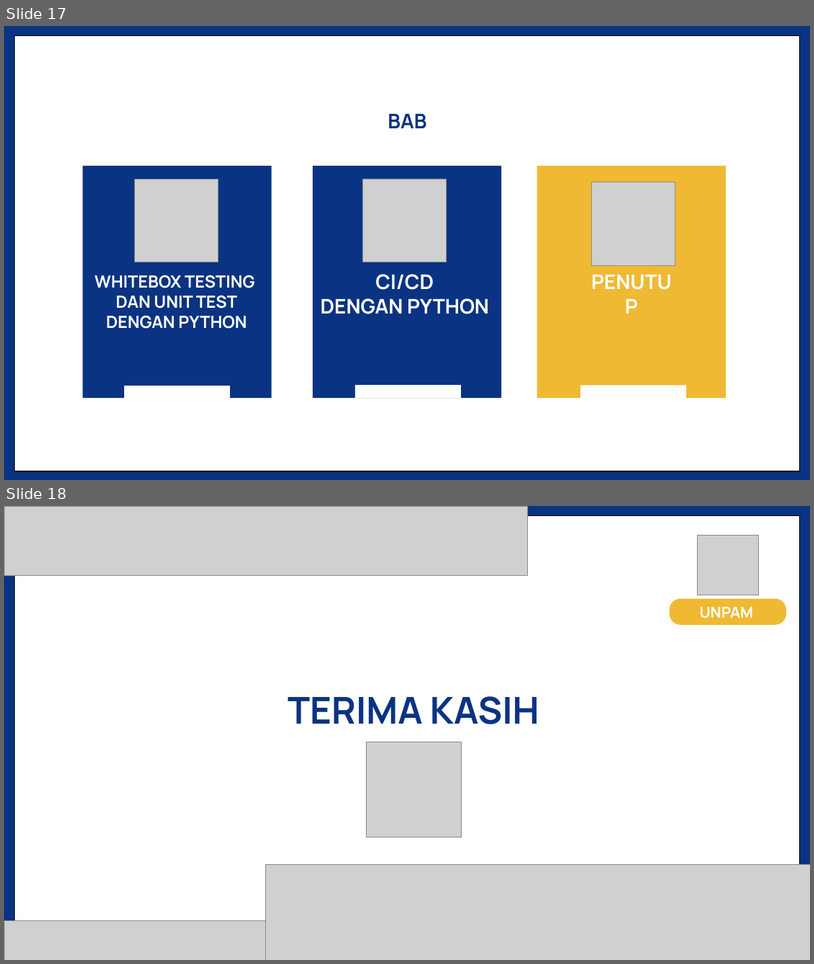
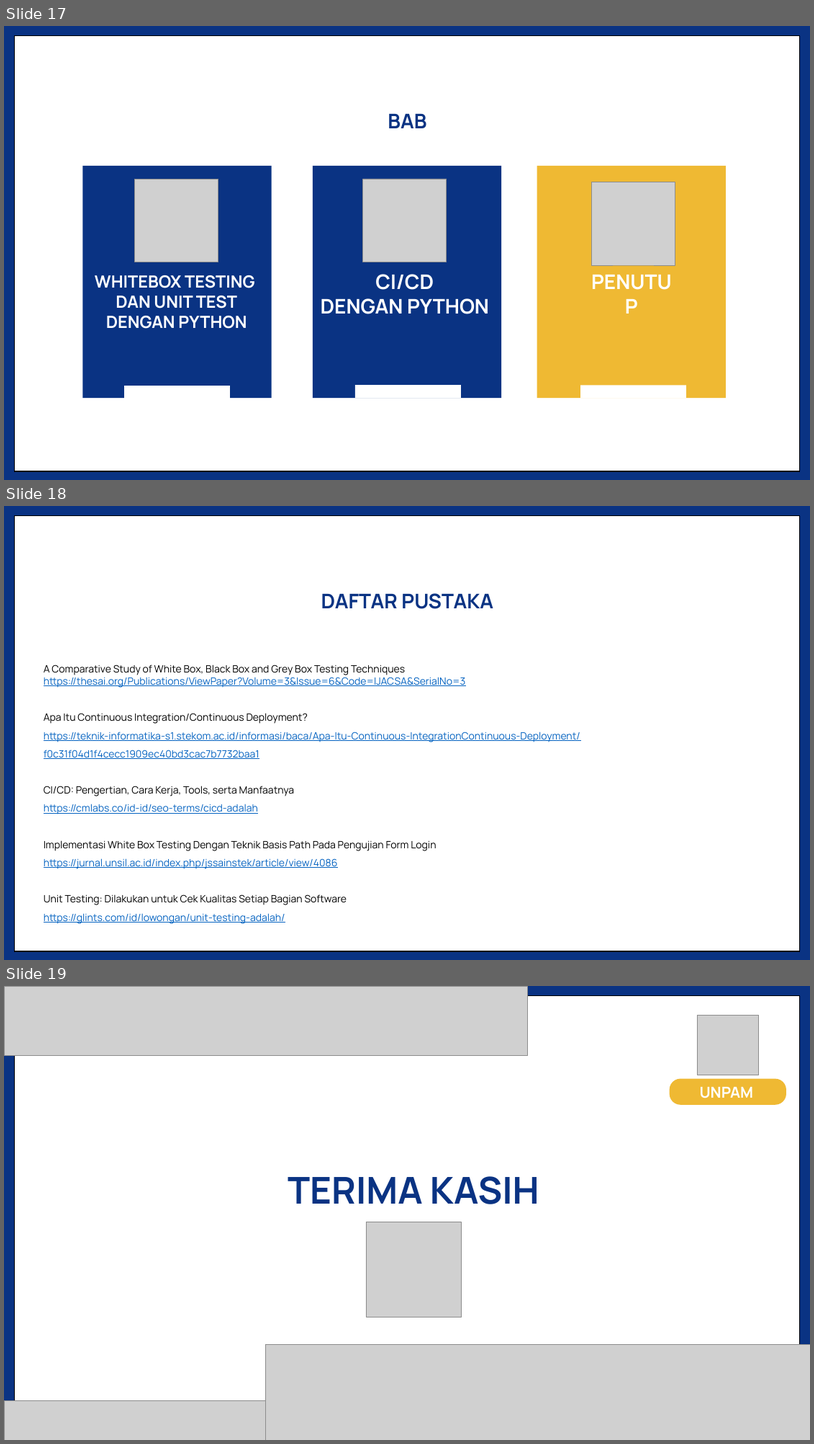
Before and after one commit to rizky-hanifudin/testing-QA, a slide deck: UTS/RIZKY_HANIFUDIN_201011400105_UTS.pptx. Shown one above the other, each under a label of ours: slides 17 and 18 before the commit, slides 17, 18 and 19 after it. The pictures are 814x964 and 814x1444 pixels, drawn with LibreOffice and Linux fonts; fonts in the diff are those of the drawing; grey boxes stand for pictures. Boxes give left, top, right and bottom in pixels: in the first picture for what was removed or moved away, otherwise in the second. Text is boxed around its words. In the diff, an @@ line names an element or a change of style, - is before the commit and + after.

Commit message:
update
update

```diff
--- a/UTS/RIZKY_HANIFUDIN_201011400105_UTS.pptx
+++ b/UTS/RIZKY_HANIFUDIN_201011400105_UTS.pptx
@@ slide 18 added at (x1=4, y1=506, x2=810, y2=960), background #0A3383; not listed: 1 template element that a slide beside it also shows @@
@@ text added at (x1=322, y1=593, x2=494, y2=609), 24 pt, text #0A3383, bold @@
+DAFTAR PUSTAKA
@@ text added at (x1=44, y1=664, x2=581, y2=924), 12 pt, text #0563C1, underline @@
+A Comparative Study of White Box, Black Box and Grey Box Testing Techniques
+https://thesai.org/Publications/ViewPaper?Volume=3&Issue=6&Code=IJACSA&SerialNo=3
+Apa Itu Continuous Integration/Continuous Deployment?
+https://teknik-informatika-s1.stekom.ac.id/informasi/baca/Apa-Itu-Continuous-IntegrationContinuous-Deployment/f0c31f04d1f4cecc1909ec40bd3cac7b7732baa1
+CI/CD: Pengertian, Cara Kerja, Tools, serta Manfaatnya
+https://cmlabs.co/id-id/seo-terms/cicd-adalah
+Implementasi White Box Testing Dengan Teknik Basis Path Pada Pengujian Form Login
+https://jurnal.unsil.ac.id/index.php/jssainstek/article/view/4086
+Unit Testing: Dilakukan untuk Cek Kualitas Setiap Bagian Software
+https://glints.com/id/lowongan/unit-testing-adalah/
@@ what was slide 18 is now slide 19 @@
```
